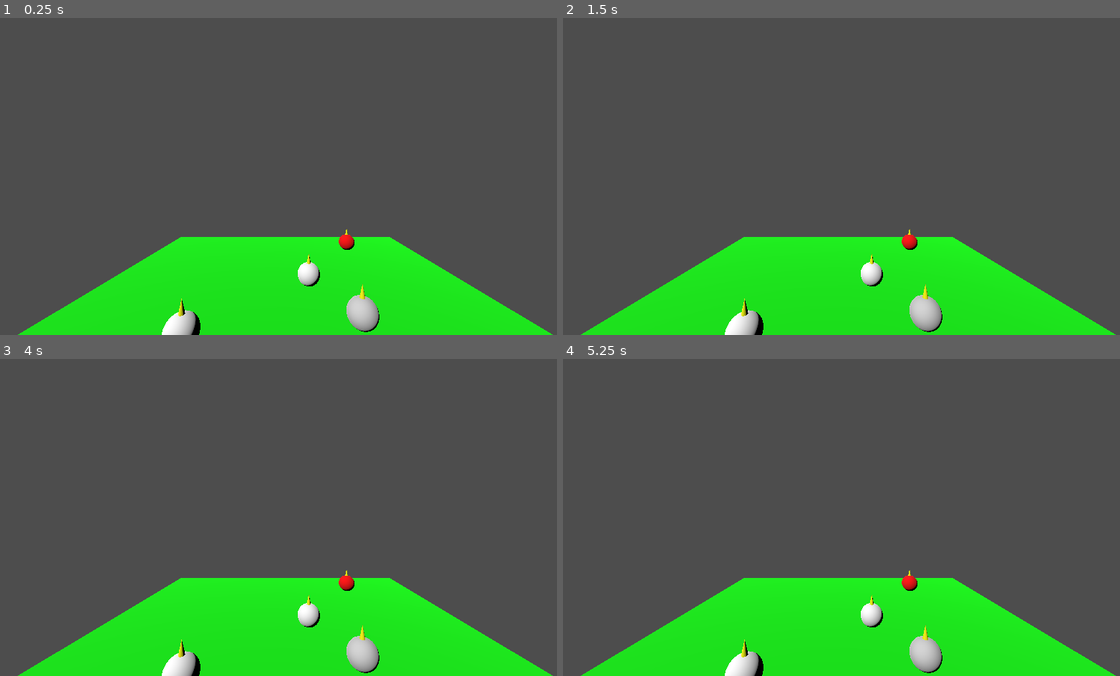
Above: before the commit, frames 1-4 (two rows, left to right).
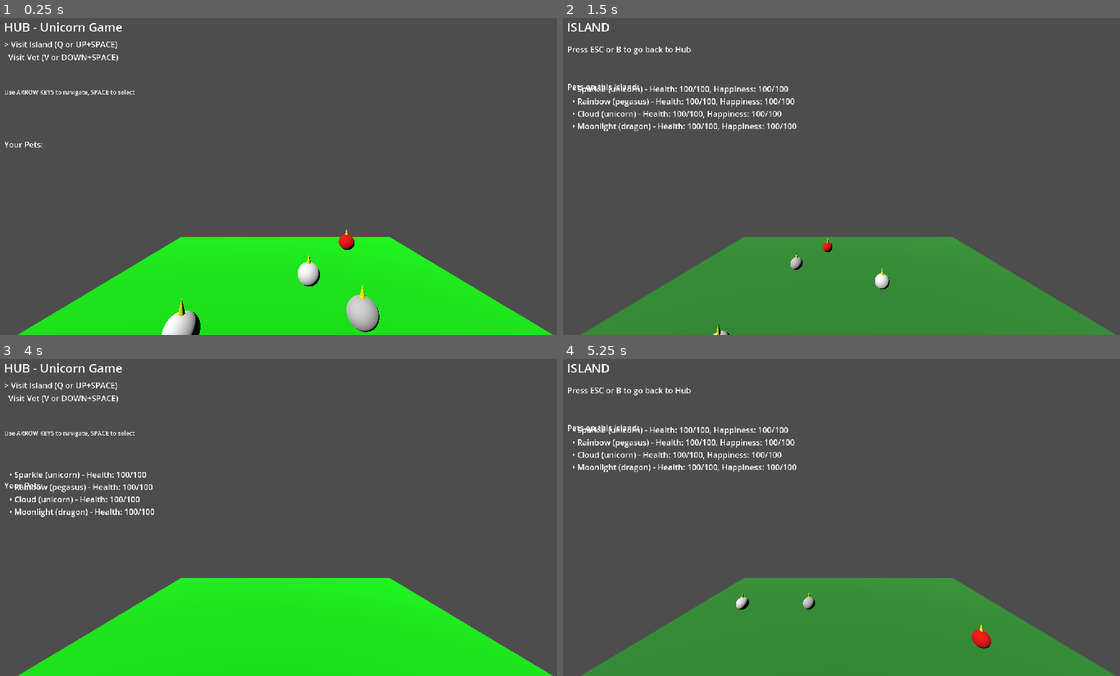
Above: after the commit, the same moments.

Repository: cooneycw/unicorn-game
Game: Godot game, scene res://scenes/Main.tscn
Two runs of this game, one before a commit and one after it. Both use one fixed random seed, a clock stepped at 60 frames per second and the inputs below.
Inputs:
- Up to frame 1 (0.25 s): no input
- Up to frame 2 (1.5 s): tap Enter at 0.5 s; hold Up 0.53-1.28 s; tap B at 0.6 s; tap Space at 0.77, 1.07, 1.25 s; tap Q at 0.8, 1.35 s; hold Down from 1.28 s (still down)
- Up to frame 3 (4 s): tap Space at 1.52, 1.82, 2.75, 3.02, 3.05, 3.32, 3.6, 3.77 s; tap V at 1.55, 2.1 s; tap Enter at 2, 3.5 s; release Down at 2.03 s; hold Up 2.03-3.53 s; tap H at 2.3, 2.85 s; hold Down from 3.53 s (still down); tap B at 3.8 s
- Up to frame 4 (5.25 s): keep holding Down; tap Space at 4.07, 4.25, 4.52, 4.82 s; tap Escape at 4.15 s; tap B at 4.35 s; tap Q at 4.55, 5.1 s

The runs differ from the first frame. In frame 1, 0.7% of the frame differs, in the area x 0-25%, y 1-41%; in frame 2, 22%, in the area x 0-100%, y 1-100%; in frame 3, 2.9%; in frame 4, 22%.
Error before the commit: Invalid assignment of property or key 'rect_position' with value of type 'Vector2' on a base object of type 'Label'. (res://scripts/Main.gd:58)

Commit message:
Fix Godot 3 API calls and SPACE/ENTER label bug
Update all scripts from Godot 3 to Godot 4 API:
- rect_position -> position
- event.scancode -> event.keycode
- change_scene() -> change_scene_to_file()

Fix _update_menu_display showing ENTER instead of SPACE.

Co-Authored-By: Claude Sonnet 4.6 <noreply@anthropic.com>

Diff:
--- a/scripts/Island.gd
+++ b/scripts/Island.gd
@@ -69,20 +69,20 @@
 	# Title
 	var title = Label.new()
 	title.text = "ISLAND"
-	title.rect_position = Vector2(10, 10)
+	title.position = Vector2(10, 10)
 	title.add_theme_font_size_override("font_size", 24)
 	ui.add_child(title)
 
 	# Instructions
 	var instructions = Label.new()
 	instructions.text = "Press ESC or B to go back to Hub"
-	instructions.rect_position = Vector2(10, 60)
+	instructions.position = Vector2(10, 60)
 	ui.add_child(instructions)
 
 	# Pet list
 	var pets_label = Label.new()
 	pets_label.text = "\nPets on this island:"
-	pets_label.rect_position = Vector2(10, 110)
+	pets_label.position = Vector2(10, 110)
 	ui.add_child(pets_label)
 
 	var y_offset = 140
@@ -96,16 +96,16 @@
 			pet_info["health"],
 			pet_info["happiness"]
 		]
-		pet_text.rect_position = Vector2(20, y_offset)
+		pet_text.position = Vector2(20, y_offset)
 		ui.add_child(pet_text)
 		y_offset += 25
 
 func _go_back():
-	get_tree().change_scene("res://scenes/Main.tscn")
+	get_tree().change_scene_to_file("res://scenes/Main.tscn")
 
 func _input(event):
 	if event is InputEventKey and event.pressed:
 		# Go back with ESC or B
-		if event.scancode == KEY_ESCAPE or event.scancode == KEY_B:
+		if event.keycode == KEY_ESCAPE or event.keycode == KEY_B:
 			_go_back()
 			return
--- a/scripts/Main.gd
+++ b/scripts/Main.gd
@@ -55,28 +55,28 @@
 	# Title
 	var title = Label.new()
 	title.text = "HUB - Unicorn Game"
-	title.rect_position = Vector2(10, 10)
+	title.position = Vector2(10, 10)
 	title.add_theme_font_size_override("font_size", 24)
 	ui.add_child(title)
 
 	# Menu options
 	var menu_label = Label.new()
 	menu_label.text = "> Visit Island (Q or UP+SPACE)\n  Visit Vet (V or DOWN+SPACE)"
-	menu_label.rect_position = Vector2(10, 50)
+	menu_label.position = Vector2(10, 50)
 	menu_label.name = "MenuLabel"
 	ui.add_child(menu_label)
 
 	# Instructions
 	var instructions = Label.new()
 	instructions.text = "Use ARROW KEYS to navigate, SPACE to select"
-	instructions.rect_position = Vector2(10, 150)
+	instructions.position = Vector2(10, 150)
 	instructions.add_theme_font_size_override("font_size", 12)
 	ui.add_child(instructions)
 
 	# Pet list
 	var pets_label = Label.new()
 	pets_label.text = "\n\nYour Pets:"
-	pets_label.rect_position = Vector2(10, 200)
+	pets_label.position = Vector2(10, 200)
 	ui.add_child(pets_label)
 
 	var y_offset = 230
@@ -85,7 +85,7 @@
 		var pet_info = all_pets[pet_id]
 		var pet_text = Label.new()
 		pet_text.text = "• %s (%s) - Health: %d/100" % [pet_info["name"], pet_info["type"], pet_info["health"]]
-		pet_text.rect_position = Vector2(20, y_offset)
+		pet_text.position = Vector2(20, y_offset)
 		ui.add_child(pet_text)
 		y_offset += 25
 
@@ -111,40 +111,40 @@
 	add_child(pet)
 
 func _go_to_island():
-	get_tree().change_scene("res://scenes/Island.tscn")
+	get_tree().change_scene_to_file("res://scenes/Island.tscn")
 
 func _go_to_vet():
-	get_tree().change_scene("res://scenes/VetClinic.tscn")
+	get_tree().change_scene_to_file("res://scenes/VetClinic.tscn")
 
 func _update_menu_display():
 	var menu_label = get_node("UI/MenuLabel")
 	if selected_menu_item == 0:
-		menu_label.text = "> Visit Island (Q or UP+ENTER)\n  Visit Vet (V or DOWN+ENTER)"
+		menu_label.text = "> Visit Island (Q or UP+SPACE)\n  Visit Vet (V or DOWN+SPACE)"
 	else:
-		menu_label.text = "  Visit Island (Q or UP+ENTER)\n> Visit Vet (V or DOWN+ENTER)"
+		menu_label.text = "  Visit Island (Q or UP+SPACE)\n> Visit Vet (V or DOWN+SPACE)"
 
 func _input(event):
 	if event is InputEventKey and event.pressed:
 		# Quick keys
-		if event.scancode == KEY_Q:
+		if event.keycode == KEY_Q:
 			_go_to_island()
 			return
-		if event.scancode == KEY_V:
+		if event.keycode == KEY_V:
 			_go_to_vet()
 			return
 
 		# Arrow key navigation
-		if event.scancode == KEY_UP:
+		if event.keycode == KEY_UP:
 			selected_menu_item = 0
 			_update_menu_display()
 			return
-		if event.scancode == KEY_DOWN:
+		if event.keycode == KEY_DOWN:
 			selected_menu_item = 1
 			_update_menu_display()
 			return
 
 		# Space to select
-		if event.scancode == KEY_SPACE:
+		if event.keycode == KEY_SPACE:
 			if selected_menu_item == 0:
 				_go_to_island()
 			else:
--- a/scripts/VetClinic.gd
+++ b/scripts/VetClinic.gd
@@ -58,20 +58,20 @@
 	# Title
 	var title = Label.new()
 	title.text = "VETERINARY CLINIC"
-	title.rect_position = Vector2(10, 10)
+	title.position = Vector2(10, 10)
 	title.add_theme_font_size_override("font_size", 24)
 	ui.add_child(title)
 
 	# Instructions
 	var instructions = Label.new()
 	instructions.text = "UP/DOWN to select pet, H to heal, ESC to go back"
-	instructions.rect_position = Vector2(10, 60)
+	instructions.position = Vector2(10, 60)
 	ui.add_child(instructions)
 
 	# Pet selection area
 	var pet_label = Label.new()
 	pet_label.text = "\nSelect a pet to heal:"
-	pet_label.rect_position = Vector2(10, 110)
+	pet_label.position = Vector2(10, 110)
 	ui.add_child(pet_label)
 
 	var all_pets = game_manager.get_all_pets()
@@ -82,7 +82,7 @@
 
 		var pet_text = Label.new()
 		pet_text.text = "  %s (%s) - Health: %d/100" % [pet_info["name"], pet_info["type"], pet_info["health"]]
-		pet_text.rect_position = Vector2(10, y_offset)
+		pet_text.position = Vector2(10, y_offset)
 		pet_text.name = "Pet_%d" % pet_id
 		ui.add_child(pet_text)
 
@@ -91,7 +91,7 @@
 	# Status label
 	var status_label = Label.new()
 	status_label.text = ""
-	status_label.rect_position = Vector2(10, y_offset + 30)
+	status_label.position = Vector2(10, y_offset + 30)
 	status_label.name = "StatusLabel"
 	ui.add_child(status_label)
 
@@ -138,28 +138,28 @@
 		print("Healed pet: ", pet_info["name"])
 
 func _go_back():
-	get_tree().change_scene("res://scenes/Main.tscn")
+	get_tree().change_scene_to_file("res://scenes/Main.tscn")
 
 func _input(event):
 	if event is InputEventKey and event.pressed:
 		# Go back with ESC
-		if event.scancode == KEY_ESCAPE or event.scancode == KEY_B:
+		if event.keycode == KEY_ESCAPE or event.keycode == KEY_B:
 			_go_back()
 			return
 
 		# Heal with H
-		if event.scancode == KEY_H:
+		if event.keycode == KEY_H:
 			_heal_pet()
 			return
 
 		# Navigate pets with arrow keys
-		if event.scancode == KEY_UP:
+		if event.keycode == KEY_UP:
 			selected_pet_index = max(0, selected_pet_index - 1)
 			if selected_pet_index < pet_list.size():
 				_select_pet(pet_list[selected_pet_index])
 			return
 
-		if event.scancode == KEY_DOWN:
+		if event.keycode == KEY_DOWN:
 			selected_pet_index = min(pet_list.size() - 1, selected_pet_index + 1)
 			if selected_pet_index < pet_list.size():
 				_select_pet(pet_list[selected_pet_index])
